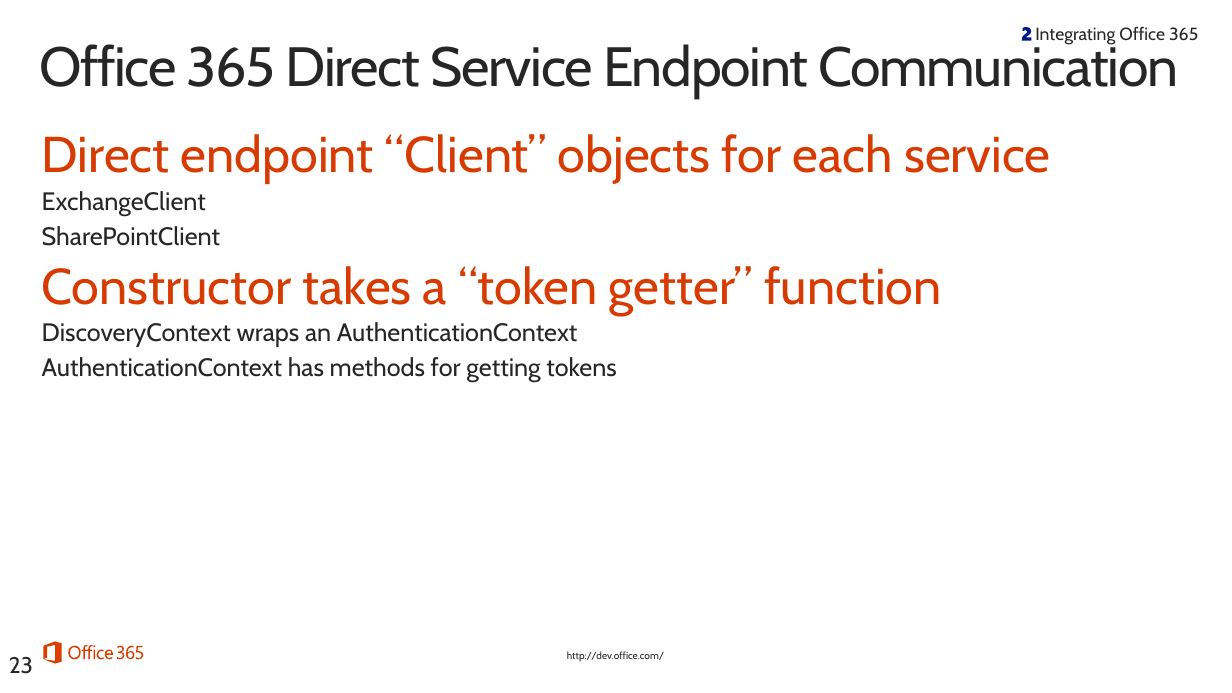
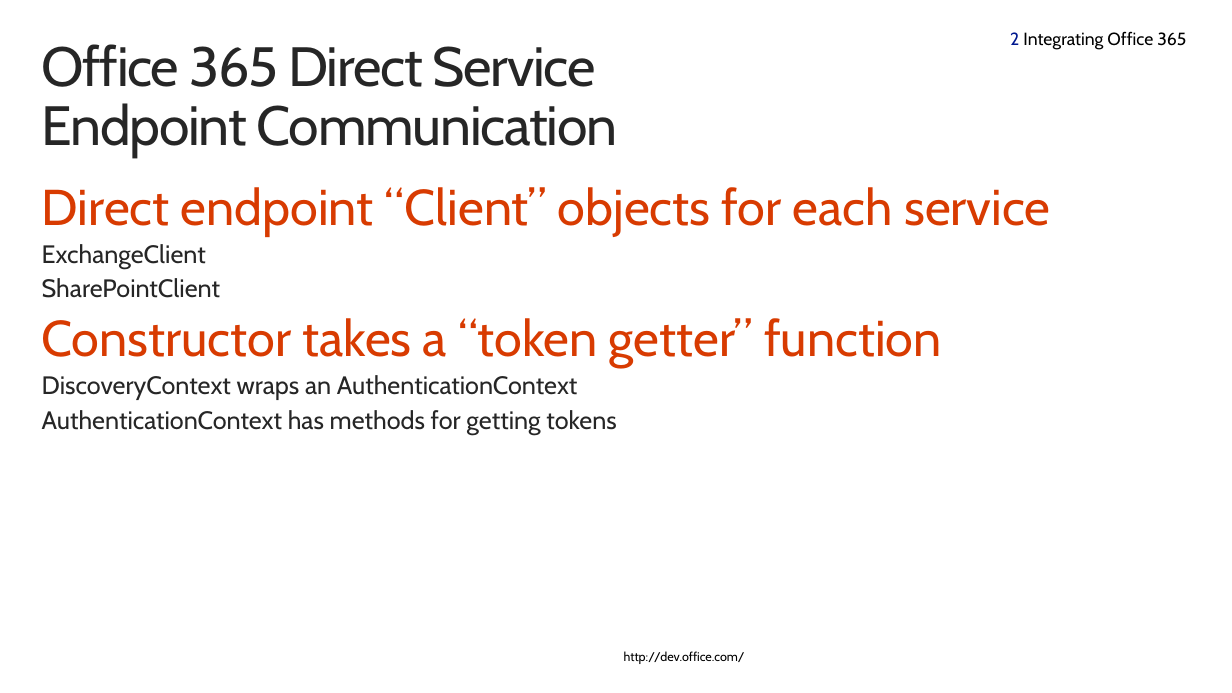
Before and after one commit to OfficeDev/TrainingContent, a slide deck: slide 23 of O3654/O3654-1 Deep dive into native Universal Windows App Development with Office 365 APIs/Deep Dive into native Universal App development with Office 365 APIs.pptx. Drawn at 1232x693 pixels with LibreOffice and Linux fonts; fonts in the diff are those of the drawing; background and template pictures are left out. Boxes give left, top, right and bottom in pixels: in the first picture for what was removed or moved away, otherwise in the second. Text is boxed around its words. In the diff, an @@ line names an element or a change of style, - is before the commit and + after.

Commit message:
Updated slide decks to new theme

```diff
--- a/O3654/O3654-1 Deep dive into native Universal Windows App Development with Office 365 APIs/Deep Dive into native Universal App development with Office 365 APIs.pptx
+++ b/O3654/O3654-1 Deep dive into native Universal Windows App Development with Office 365 APIs/Deep Dive into native Universal App development with Office 365 APIs.pptx
@@ title "Office 365 Direct Service Endpoint ..." rewrapped from bbox=[39, 39, 1178, 98] to bbox=[42, 44, 617, 157] @@
@@ text "2 Integrating Office 365" at bbox=[1010, 31, 1186, 50]: vertical alignment top to middle @@
@@ freeform shape removed at bbox=[1022, 27, 1031, 41] @@
@@ text at bbox=[1010, 31, 1186, 50]: text changed; text colour #262626 to #000000 @@
-Integrating Office 365
+2 Integrating Office 365
@@ text "Direct endpoint “Client” objects for ...": place and size @@
-text "Direct endpoint “Client” objects for ..." at bbox=[42, 134, 1050, 382]
+text "Direct endpoint “Client” objects for ..." at bbox=[42, 187, 1050, 435]
@@ page number removed at bbox=[9, 657, 33, 674] @@
-23
@@ freeform shape removed at bbox=[43, 641, 143, 663] @@
@@ text "http://dev.office.com/": place and size @@
-text "http://dev.office.com/" at bbox=[567, 651, 664, 662]
+text "http://dev.office.com/" at bbox=[624, 651, 745, 664]
@@ text "http://dev.office.com/" at bbox=[624, 651, 745, 664]: size 8 to 10 pt, text colour #262626 to #000000 @@
```
Also in this commit, not shown: 31 other slides changed, 3 slides added, 3 slides removed, 5 other files.
